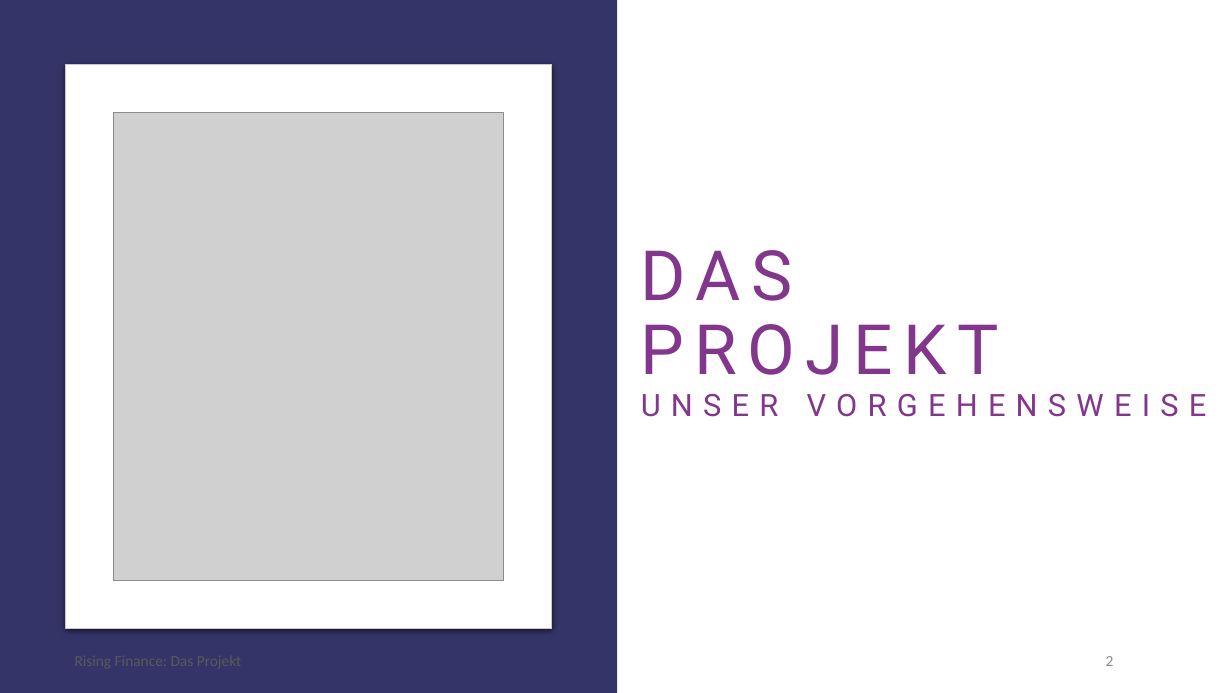
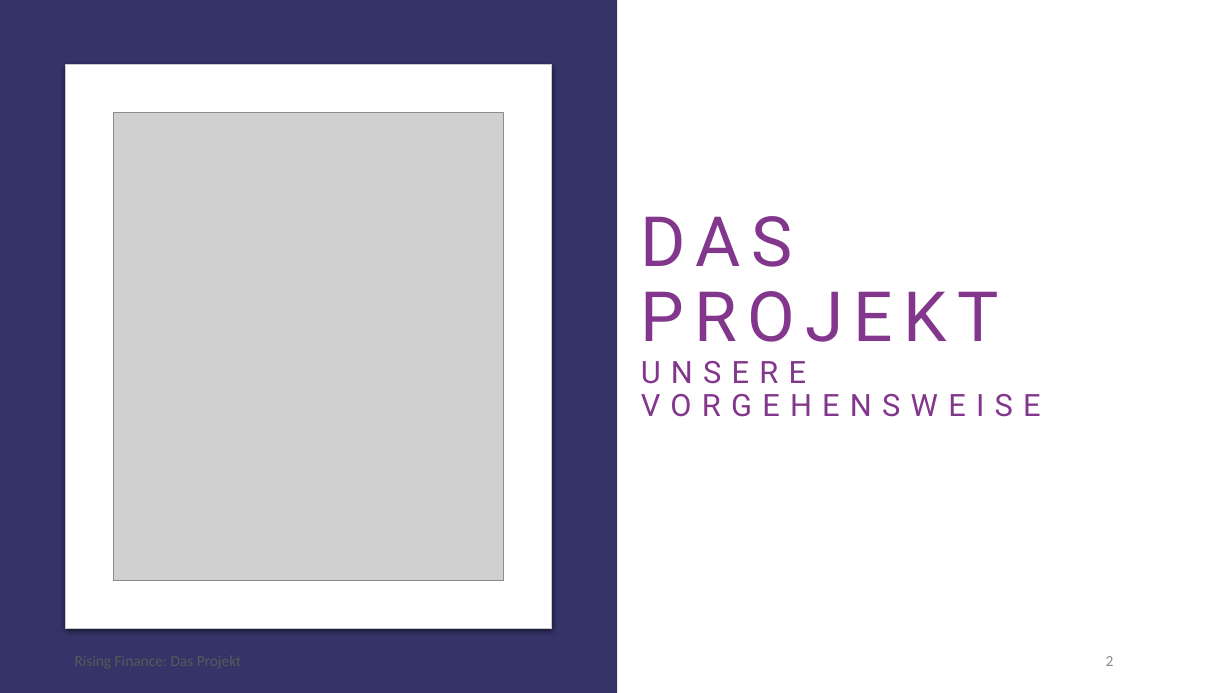
Before and after one commit to LennartFertig/Fallstudie-Rising-Finance, a slide deck: slide 2 of Abschlusspräsentation.pptx. Drawn at 1232x693 pixels with LibreOffice and Linux fonts; fonts in the diff are those of the drawing; grey boxes stand for pictures. Boxes give left, top, right and bottom in pixels: in the first picture for what was removed or moved away, otherwise in the second. Text is boxed around its words. In the diff, an @@ line names an element or a change of style, - is before the commit and + after.

```diff
--- a/Abschlusspräsentation.pptx
+++ b/Abschlusspräsentation.pptx
@@ title at (641, 216, 1041, 417): text changed @@
-DAS
-PROJEKT
-UNSER VORGEHENSWEISE
+DAS
+PROJEKT
+UNSERE VORGEHENSWEISE
```
Also in this commit, not shown: 5 other slides changed.
